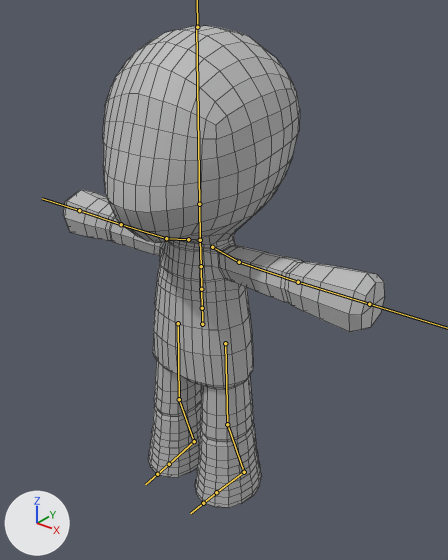
A saved change to the FBX model Assets/Meshes/Character/Dummy/Dummy_Arm_Stretching_Idle_Animation.fbx.
The view is the same before and after, from a camera (50 mm lens) standing at (2.3, -2.65, 3.25) and looking at (0.11, 0.1, 1.55). Every picture has the same lights, and +X, +Y and +Z are marked at lower left. The bones that bend it are drawn over the model as lines. Mesh edges are drawn as thin lines.

In view in the first picture: 'Character_Mesh'.
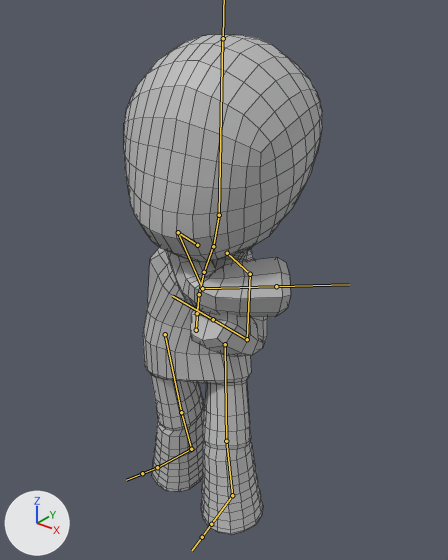
The newer file adds an action. The first version stands in its rest pose; the second is drawn at frame 60 of the action 'arm_stretching_idle_animation'.

What differs and where, as boxes (x1, y1, x2, y2) in the pictures (448 x 560 px):
'Character_Mesh', posed (38% narrower)
    before: (64, 25, 385, 508)
    after: (124, 34, 322, 534)
bone 'mixamorig:Hips', root to tip
    before: (202, 324) to (202, 299)
    after: (196, 330) to (198, 305)
bone 'mixamorig:Spine', root to tip
    before: (202, 308) to (201, 289)
    after: (197, 313) to (199, 294)
bone 'mixamorig:Spine1', root to tip
    before: (201, 289) to (201, 266)
    after: (199, 294) to (204, 272)
bone 'mixamorig:Spine2', root to tip
    before: (201, 266) to (200, 239)
    after: (204, 272) to (213, 245)
bone 'mixamorig:Neck', root to tip
    before: (200, 240) to (199, 204)
    after: (213, 246) to (219, 215)
bone 'mixamorig:Head', root to tip
    before: (199, 204) to (196, 27)
    after: (219, 215) to (222, 39)
bone 'mixamorig:LeftShoulder', root to tip
    before: (212, 247) to (239, 262)
    after: (227, 253) to (250, 274)
bone 'mixamorig:LeftArm', root to tip
    before: (239, 262) to (298, 282)
    after: (250, 274) to (247, 339)
bone 'mixamorig:LeftForeArm', root to tip
    before: (298, 282) to (369, 304)
    after: (247, 339) to (213, 319)
bone 'mixamorig:RightShoulder', root to tip
    before: (188, 239) to (166, 238)
    after: (197, 245) to (178, 232)
bone 'mixamorig:RightArm', root to tip
    before: (166, 238) to (121, 224)
    after: (178, 232) to (202, 288)
bone 'mixamorig:RightForeArm', root to tip
    before: (121, 224) to (79, 210)
    after: (202, 288) to (276, 286)
bone 'mixamorig:LeftUpLeg', root to tip
    before: (225, 343) to (227, 424)
    after: (225, 344) to (226, 441)
bone 'mixamorig:LeftLeg', root to tip
    before: (227, 424) to (244, 472)
    after: (226, 441) to (232, 495)
bone 'mixamorig:LeftFoot', root to tip
    before: (244, 472) to (216, 492)
    after: (232, 495) to (211, 524)
bone 'mixamorig:LeftToeBase', root to tip
    before: (216, 492) to (203, 503)
    after: (211, 524) to (202, 537)
bone 'mixamorig:RightUpLeg', root to tip
    before: (178, 323) to (179, 399)
    after: (165, 334) to (181, 412)
bone 'mixamorig:RightLeg', root to tip
    before: (179, 399) to (194, 441)
    after: (181, 412) to (191, 449)
bone 'mixamorig:RightFoot', root to tip
    before: (194, 441) to (169, 464)
    after: (191, 449) to (157, 467)
bone 'mixamorig:RightToeBase', root to tip
    before: (169, 464) to (157, 474)
    after: (157, 467) to (142, 473)

What changed in the scene script:
```text
Change bone_mixamorig_hips:
    where bone_mixamorig_hips = bpy.data.objects['Armature'].pose.bones['mixamorig:Hips']
    bone_mixamorig_hips.location: (0.0, 0.0, 0.0) -> (-1.2, -1.5, 4.6)
    bone_mixamorig_hips.rotation_quaternion: (1.0, 0.0, 0.0, 0.0) -> (0.97, -0.037, 0.24, -0.03)  # degrees (0, 0, 0) -> degrees (-6, 28, -5)
Change bone_mixamorig_spine:
    where bone_mixamorig_spine = bpy.data.objects['Armature'].pose.bones['mixamorig:Spine']  # child of 'mixamorig:Hips'
    bone_mixamorig_spine.rotation_quaternion: (1.0, 0.0, 0.0, 0.0) -> (0.999, 0.022, 0.042, -0.015)  # degrees (0, 0, 0) -> degrees (2, 5, -2)
Change bone_mixamorig_spine1:
    where bone_mixamorig_spine1 = bpy.data.objects['Armature'].pose.bones['mixamorig:Spine1']  # child of 'mixamorig:Spine'
    bone_mixamorig_spine1.rotation_quaternion: (1.0, 0.0, 0.0, 0.0) -> (0.997, -0.01, 0.061, -0.056)  # degrees (0, 0, 0) -> degrees (-2, 7, -6)
Change bone_mixamorig_spine2:
    where bone_mixamorig_spine2 = bpy.data.objects['Armature'].pose.bones['mixamorig:Spine2']  # child of 'mixamorig:Spine1'
    bone_mixamorig_spine2.rotation_quaternion: (1.0, 0.0, 0.0, 0.0) -> (0.997, -0.011, 0.061, -0.056)  # degrees (0, 0, 0) -> degrees (-2, 7, -6)
Change bone_mixamorig_neck:
    where bone_mixamorig_neck = bpy.data.objects['Armature'].pose.bones['mixamorig:Neck']  # child of 'mixamorig:Spine2'
    bone_mixamorig_neck.rotation_quaternion: (1.0, 0.0, 0.0, 0.0) -> (0.993, 0.051, -0.065, 0.083)  # degrees (0, 0, 0) -> degrees (5, -8, 9)
Change bone_mixamorig_head:
    where bone_mixamorig_head = bpy.data.objects['Armature'].pose.bones['mixamorig:Head']  # child of 'mixamorig:Neck'
    bone_mixamorig_head.rotation_quaternion: (1.0, 0.0, 0.0, 0.0) -> (0.967, 0.05, -0.241, 0.061)  # degrees (0, 0, 0) -> degrees (4, -28, 6)
Change bone_mixamorig_leftshoulder:
    where bone_mixamorig_leftshoulder = bpy.data.objects['Armature'].pose.bones['mixamorig:LeftShoulder']  # child of 'mixamorig:Spine2'
    bone_mixamorig_leftshoulder.rotation_quaternion: (1.0, 0.0, 0.0, 0.0) -> (0.986, 0.126, 0.043, 0.105)  # degrees (0, 0, 0) -> degrees (15, 3, 13)
Change bone_mixamorig_leftarm:
    where bone_mixamorig_leftarm = bpy.data.objects['Armature'].pose.bones['mixamorig:LeftArm']  # child of 'mixamorig:LeftShoulder'
    bone_mixamorig_leftarm.rotation_quaternion: (1.0, 0.0, 0.0, 0.0) -> (0.854, 0.372, 0.145, 0.333)  # degrees (0, 0, 0) -> degrees (47, 0, 43)
Change bone_mixamorig_leftforearm:
    where bone_mixamorig_leftforearm = bpy.data.objects['Armature'].pose.bones['mixamorig:LeftForeArm']  # child of 'mixamorig:LeftArm'
    bone_mixamorig_leftforearm.rotation_quaternion: (1.0, 0.0, 0.0, 0.0) -> (0.601, 0.019, -0.099, 0.793)  # degrees (0, 0, 0) -> degrees (-8, -9, 106)
Change bone_mixamorig_rightshoulder:
    where bone_mixamorig_rightshoulder = bpy.data.objects['Armature'].pose.bones['mixamorig:RightShoulder']  # child of 'mixamorig:Spine2'
    bone_mixamorig_rightshoulder.rotation_quaternion: (1.0, 0.0, 0.0, 0.0) -> (0.912, -0.32, -0.084, -0.242)  # degrees (0, 0, 0) -> degrees (-35, -18, -24)
Change bone_mixamorig_rightarm:
    where bone_mixamorig_rightarm = bpy.data.objects['Armature'].pose.bones['mixamorig:RightArm']  # child of 'mixamorig:RightShoulder'
    bone_mixamorig_rightarm.rotation_quaternion: (1.0, 0.0, 0.0, 0.0) -> (0.628, 0.389, 0.291, -0.608)  # degrees (0, 0, 0) -> degrees (14, 57, -80)
Change bone_mixamorig_rightforearm:
    where bone_mixamorig_rightforearm = bpy.data.objects['Armature'].pose.bones['mixamorig:RightForeArm']  # child of 'mixamorig:RightArm'
    bone_mixamorig_rightforearm.rotation_quaternion: (1.0, 0.0, 0.0, 0.0) -> (0.794, 0.024, 0.075, -0.603)  # degrees (0, 0, 0) -> degrees (-3, 9, -75)
Change bone_mixamorig_leftupleg:
    where bone_mixamorig_leftupleg = bpy.data.objects['Armature'].pose.bones['mixamorig:LeftUpLeg']  # child of 'mixamorig:Hips'
    bone_mixamorig_leftupleg.rotation_quaternion: (1.0, 0.0, 0.0, 0.0) -> (0.973, 0.183, -0.133, 0.041)  # degrees (0, 0, 0) -> degrees (21, -16, 2)
Change bone_mixamorig_leftleg:
    where bone_mixamorig_leftleg = bpy.data.objects['Armature'].pose.bones['mixamorig:LeftLeg']  # child of 'mixamorig:LeftUpLeg'
    bone_mixamorig_leftleg.rotation_quaternion: (1.0, 0.0, 0.0, 0.0) -> (0.993, -0.108, 0.017, 0.044)  # degrees (0, 0, 0) -> degrees (-12, 3, 5)
Change bone_mixamorig_leftfoot:
    where bone_mixamorig_leftfoot = bpy.data.objects['Armature'].pose.bones['mixamorig:LeftFoot']  # child of 'mixamorig:LeftLeg'
    bone_mixamorig_leftfoot.rotation_quaternion: (1.0, 0.0, 0.0, 0.0) -> (0.967, -0.09, -0.055, -0.233)  # degrees (0, 0, 0) -> degrees (-9, -9, -26)
Change bone_mixamorig_lefttoebase:
    where bone_mixamorig_lefttoebase = bpy.data.objects['Armature'].pose.bones['mixamorig:LeftToeBase']  # child of 'mixamorig:LeftFoot'
    bone_mixamorig_lefttoebase.rotation_quaternion: (1.0, 0.0, 0.0, 0.0) -> (0.999, 0.043, 0.003, 0.001)  # degrees (0, 0, 0) -> degrees (5, 0, 0)
Change bone_mixamorig_rightupleg:
    where bone_mixamorig_rightupleg = bpy.data.objects['Armature'].pose.bones['mixamorig:RightUpLeg']  # child of 'mixamorig:Hips'
    bone_mixamorig_rightupleg.rotation_quaternion: (1.0, 0.0, 0.0, 0.0) -> (0.99, -0.033, 0.048, 0.125)  # degrees (0, 0, 0) -> degrees (-3, 6, 14)
Change bone_mixamorig_rightleg:
    where bone_mixamorig_rightleg = bpy.data.objects['Armature'].pose.bones['mixamorig:RightLeg']  # child of 'mixamorig:RightUpLeg'
    bone_mixamorig_rightleg.rotation_quaternion: (1.0, 0.0, 0.0, 0.0) -> (0.992, -0.023, 0.101, -0.069)  # degrees (0, 0, 0) -> degrees (-3, 11, -8)
Change bone_mixamorig_rightfoot:
    where bone_mixamorig_rightfoot = bpy.data.objects['Armature'].pose.bones['mixamorig:RightFoot']  # child of 'mixamorig:RightLeg'
    bone_mixamorig_rightfoot.rotation_quaternion: (1.0, 0.0, 0.0, 0.0) -> (0.964, 0.002, 0.023, -0.266)  # degrees (0, 0, 0) -> degrees (0, 3, -31)
Change bone_mixamorig_righttoebase:
    where bone_mixamorig_righttoebase = bpy.data.objects['Armature'].pose.bones['mixamorig:RightToeBase']  # child of 'mixamorig:RightFoot'
    bone_mixamorig_righttoebase.rotation_quaternion: (1.0, 0.0, 0.0, 0.0) -> (0.997, 0.073, -0.004, -0.002)  # degrees (0, 0, 0) -> degrees (8, 0, 0)
```
